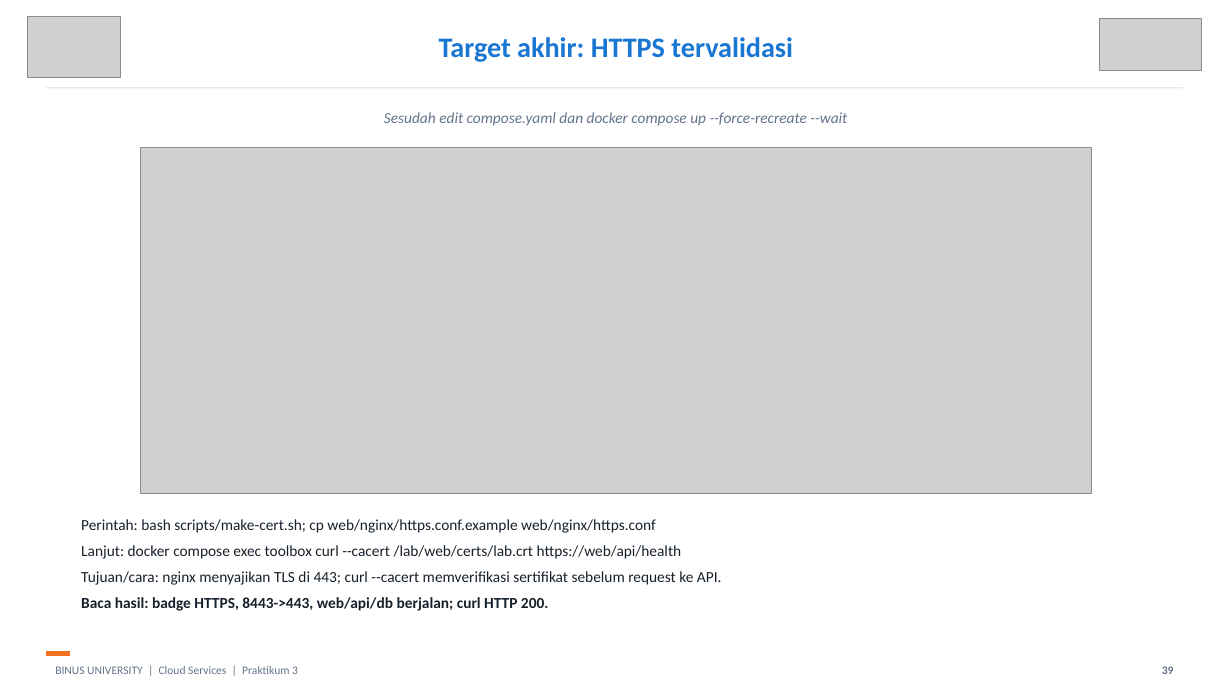
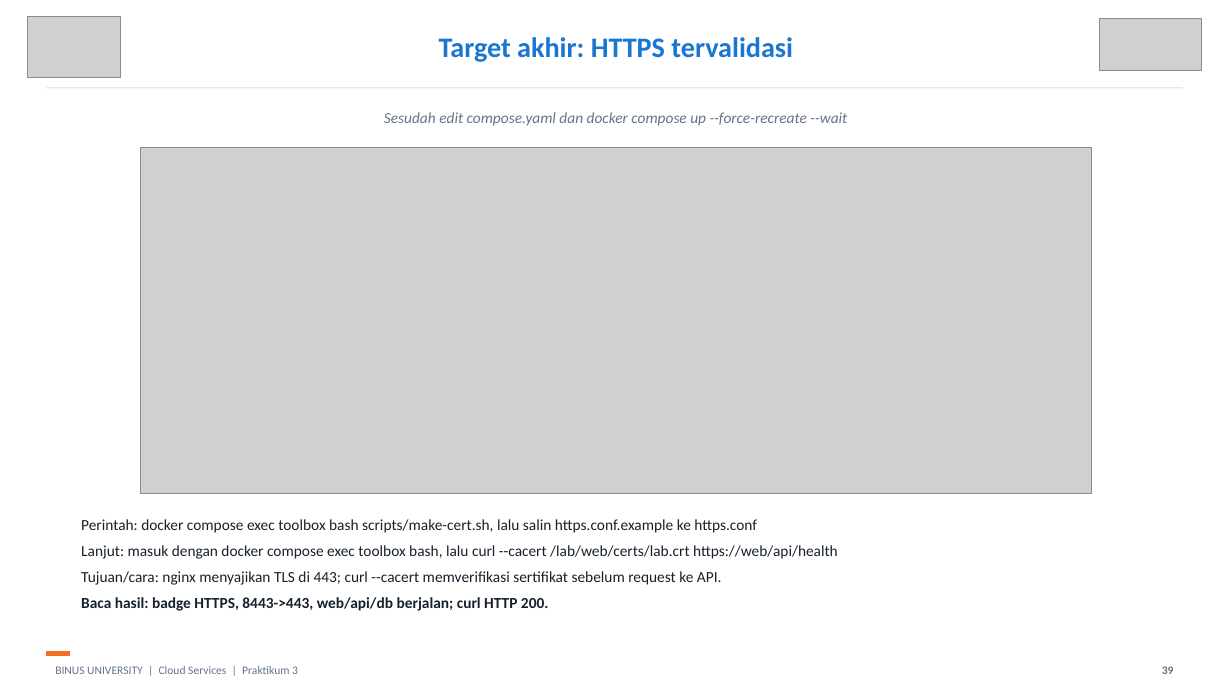
Before and after one commit to SeedFlora/meet3CloudService, a slide deck: slide 39 of slides/LAB03_Networking_Revisi_Bukti_Live.pptx. Drawn at 1232x693 pixels with LibreOffice and Linux fonts; fonts in the diff are those of the drawing; grey boxes stand for pictures. Boxes give left, top, right and bottom in pixels: in the first picture for what was removed or moved away, otherwise in the second. Text is boxed around its words. In the diff, an @@ line names an element or a change of style, - is before the commit and + after.

Commit message:
Simplify local Lab 03 teaching flow and correct examples

```diff
--- a/slides/LAB03_Networking_Revisi_Bukti_Live.pptx
+++ b/slides/LAB03_Networking_Revisi_Bukti_Live.pptx
@@ text at (81, 519, 757, 533): text changed @@
-Perintah: bash scripts/make-cert.sh; cp web/nginx/https.conf.example web/nginx/https.conf
+Perintah: docker compose exec toolbox bash scripts/make-cert.sh, lalu salin https.conf.example ke https.conf
@@ text at (81, 545, 838, 559): text changed @@
-Lanjut: docker compose exec toolbox curl --cacert /lab/web/certs/lab.crt https://web/api/health
+Lanjut: masuk dengan docker compose exec toolbox bash, lalu curl --cacert /lab/web/certs/lab.crt https://web/api/health
```
Also in this commit, not shown: 7 other slides changed, 7 other files.
